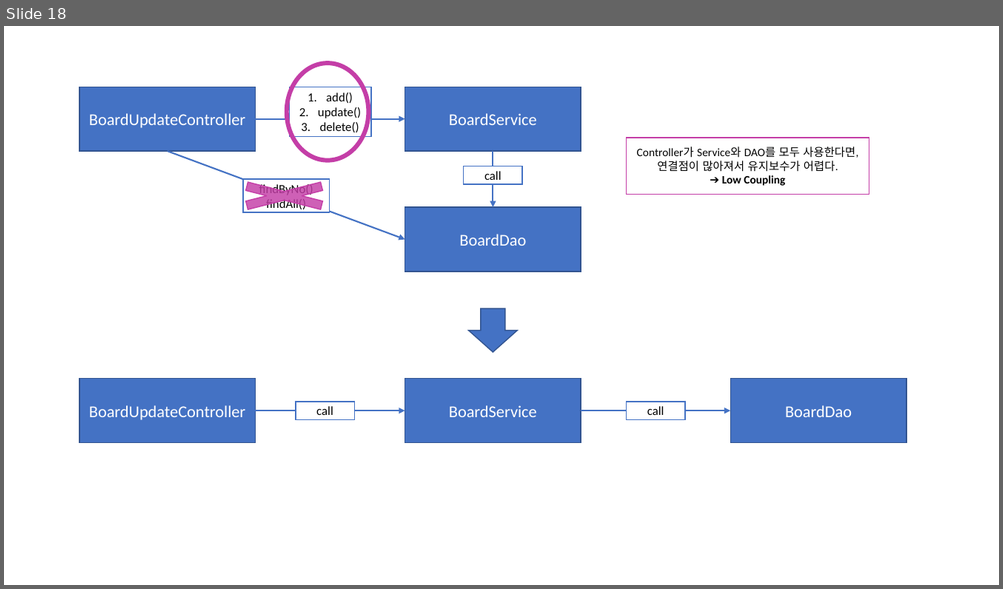
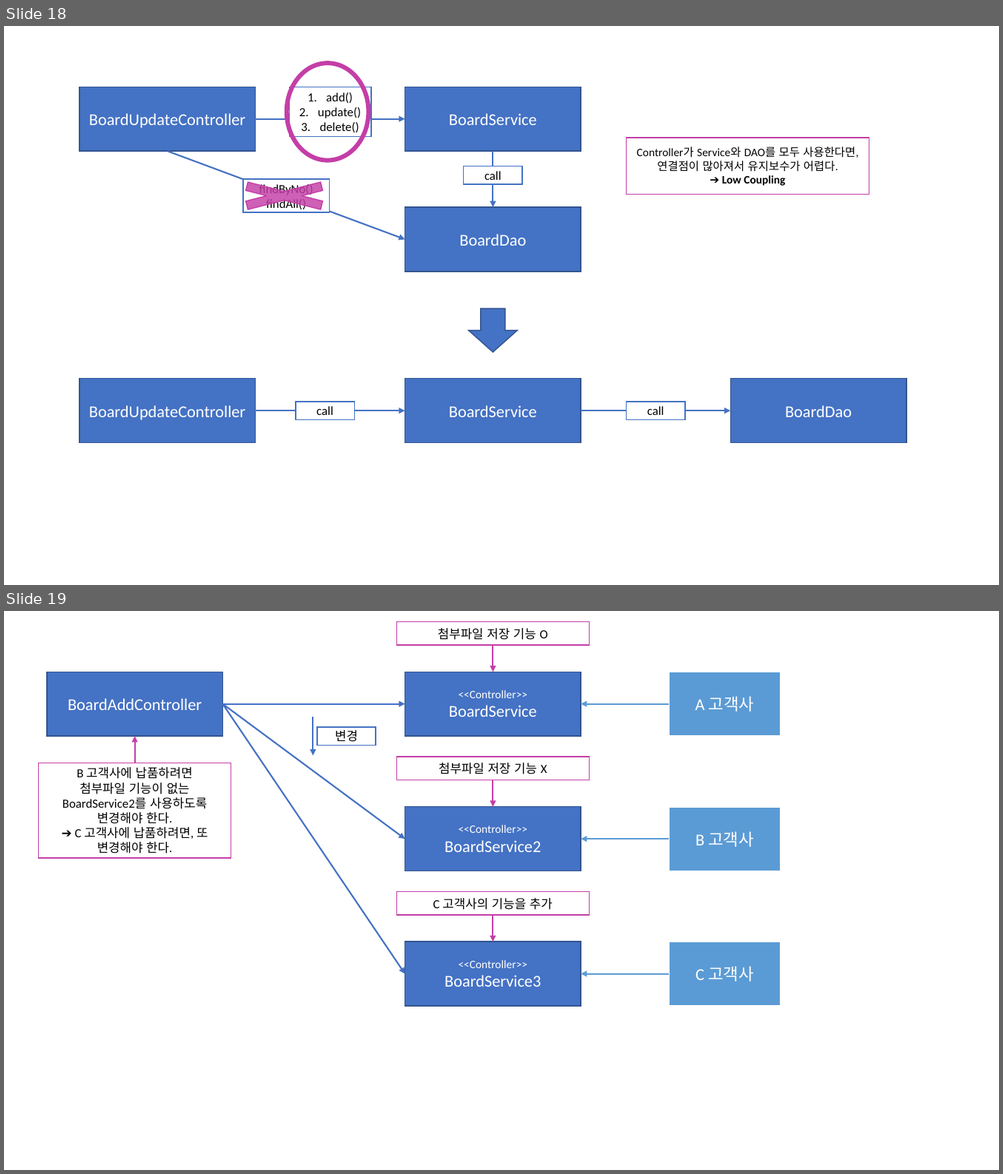
Before and after one commit to Dingadung/2022-study-workspace, a slide deck: study-note/자바/2022-10-05 내용정리.pptx. Shown one above the other, each under a label of ours: slide 18 before the commit, slides 18 and 19 after it. The pictures are 1003x589 and 1003x1174 pixels, drawn with LibreOffice and Linux fonts; fonts in the diff are those of the drawing. Boxes give left, top, right and bottom in pixels: in the first picture for what was removed or moved away, otherwise in the second. Text is boxed around its words. In the diff, an @@ line names an element or a change of style, - is before the commit and + after.

Commit message:
073. 서비스 컴포넌트에 인터페이스 적용: 서비스 객체를 교체하기 쉽게 만들기 1단계 - BoardService 객체를 인터페이스와 구현체로 분리한다. BoardService 클래스를 인터페이스로 변경

```diff
--- a/study-note/자바/2022-10-05 내용정리.pptx
+++ b/study-note/자바/2022-10-05 내용정리.pptx
@@ slide 19 added at bbox=[4, 611, 999, 1170], background #FFFFFF @@
@@ rectangle added at bbox=[396, 622, 589, 645], fill #FFFFFF, outline #C43EA7 1 pt, 12 pt, text #000000 @@
+첨부파일 저장 기능 O
@@ arrow added from (492, 645) to (492, 672), #C43EA7 1.5 pt @@
@@ rectangle added at bbox=[46, 672, 222, 736], fill #4472C4, outline #325491 1 pt, 16 pt, text #FFFFFF @@
+BoardAddController
@@ rectangle added at bbox=[404, 672, 580, 736], fill #4472C4, outline #325491 1 pt, 11 pt, text #FFFFFF @@
+<<Controller>>
+BoardService
@@ rectangle added at bbox=[669, 672, 781, 736], fill #5B9BD5, outline #FFFFFF 1.5 pt, 16 pt, text #FFFFFF @@
+A 고객사
@@ arrow added from (222, 704) to (404, 704), #4472C4 1.5 pt @@
@@ arrow added from (222, 704) to (404, 840), #4472C4 1.5 pt @@
@@ arrow added from (222, 704) to (404, 974), #4472C4 1.5 pt @@
@@ arrow added from (313, 717) to (313, 756), #4472C4 1.5 pt @@
@@ arrow added from (669, 704) to (580, 704), #5B9BD5 1.5 pt @@
@@ arrow added from (134, 763) to (134, 736), #C43EA7 1.5 pt @@
@@ rectangle added at bbox=[317, 727, 376, 745], fill #FFFFFF, outline #4472C4 1 pt, 12 pt, text #000000 @@
+변경
@@ rectangle added at bbox=[38, 763, 231, 859], fill #FFFFFF, outline #C43EA7 1 pt, 12 pt, text #000000 @@
+B 고객사에 납품하려면
+첨부파일 기능이 없는 BoardService2를 사용하도록 변경해야 한다.
+➔ C 고객사에 납품하려면, 또 변경해야 한다.
@@ rectangle added at bbox=[396, 758, 589, 780], fill #FFFFFF, outline #C43EA7 1 pt, 12 pt, text #000000 @@
+첨부파일 저장 기능 X
@@ arrow added from (492, 780) to (492, 807), #C43EA7 1.5 pt @@
@@ rectangle added at bbox=[404, 807, 580, 871], fill #4472C4, outline #325491 1 pt, 11 pt, text #FFFFFF @@
+<<Controller>>
+BoardService2
@@ rectangle added at bbox=[669, 807, 781, 871], fill #5B9BD5, outline #FFFFFF 1.5 pt, 16 pt, text #FFFFFF @@
+B 고객사
@@ arrow added from (669, 840) to (580, 840), #5B9BD5 1.5 pt @@
@@ rectangle added at bbox=[396, 892, 589, 915], fill #FFFFFF, outline #C43EA7 1 pt, 12 pt, text #000000 @@
+C 고객사의 기능을 추가
@@ arrow added from (492, 915) to (492, 943), #C43EA7 1.5 pt @@
@@ rectangle added at bbox=[404, 943, 580, 1006], fill #4472C4, outline #325491 1 pt, 11 pt, text #FFFFFF @@
+<<Controller>>
+BoardService3
@@ rectangle added at bbox=[669, 943, 781, 1006], fill #5B9BD5, outline #FFFFFF 1.5 pt, 16 pt, text #FFFFFF @@
+C 고객사
@@ arrow added from (669, 974) to (580, 974), #5B9BD5 1.5 pt @@
```
Also in this commit, not shown: 1 other slide added, 2 other files.
